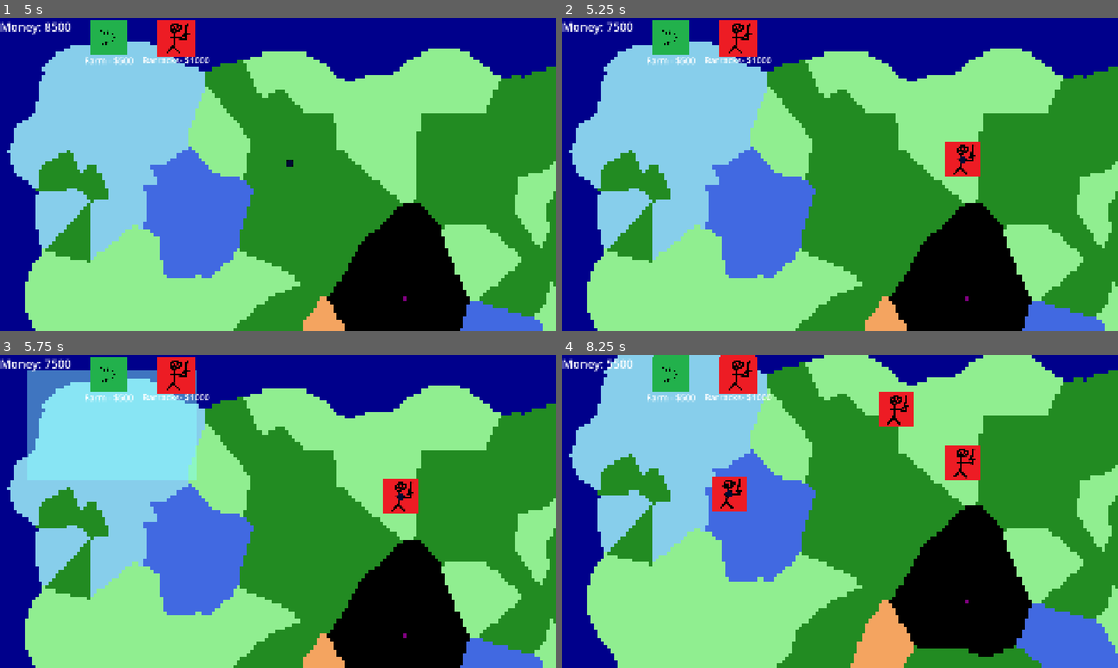
Above: before the commit, frames 1-4 (two rows, left to right).
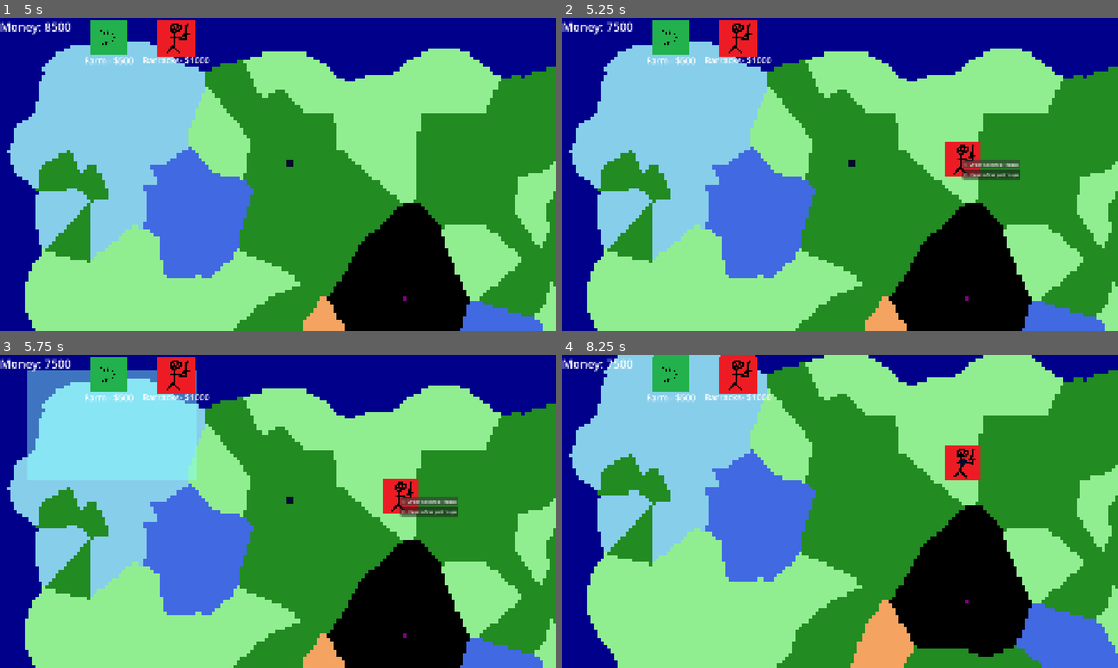
Above: after the commit, the same moments.

Repository: NathanBerglas/ROR-Testing
Game: Godot game, scene res://scenes/main.tscn
Same seed, same stepped clock (60 frames per second), same inputs: the game is played once before the commit and once after it.
Inputs (mouse positions are in pixels of both pictures, inside the frame that each line leads up to):
- Up to frame 1 (5 s): click (105, 36) at 0.5 s; click (177, 36) at 1.25 s; click (105, 36) at 2 s; click (177, 36) at 2.75 s; click (105, 36) at 3.5 s; click (177, 36) at 4.25 s
- Up to frame 2 (5.25 s): tap Enter at 5 s; move the mouse to (962, 158) at 5.02 s; press the mouse at (962, 158) at 5.03 s; right-click (962, 158) at 5.1 s
- Up to frame 3 (5.75 s): no input
- Up to frame 4 (8.25 s): release the mouse at (962, 495) at 5.75 s; click (990, 502) at 5.75 s, where only the run after the commit has a clickable "1- Order Selected Troops"; tap Space at 6.5 s; move the mouse to (728, 527) at 6.52 s; click (728, 527) at 6.6 s; right-click (728, 527) at 6.8 s; click (756, 542) at 7.25 s, where only the run after the commit has a clickable "2 - Create/Merge Groups"; tap Enter at 8 s; move the mouse to (895, 442) at 8.02 s; hold S (move_camera_down) from 8.03 s (still down)

Frame 1 is identical in both runs. In frame 2, 0.7% of the frame differs, in the area x 51-83%, y 44-52%; in frame 3, 0.7%; in frame 4, 1.4%, in the area x 8-73%, y 1-50%.
Error before the commit: Invalid operands 'Vector2' and 'bool' in operator '-'. (res://scripts/Meeples/meeple_control.gd:95)
Error after the commit: Invalid operands 'Vector2' and 'bool' in operator '-'. (res://scripts/Meeples/meeple_control.gd:101)

Commit message:
Added group logic to meeple

Diff:
--- a/project.godot
+++ b/project.godot
@@ -45,7 +45,7 @@
 "events": [Object(InputEventMouseButton,"resource_local_to_scene":false,"resource_name":"","device":-1,"window_id":0,"a …(257 unchanged characters)…
 ]
 }
-order={
+right_click_menu={
 "deadzone": 0.2,
 "events": [Object(InputEventMouseButton,"resource_local_to_scene":false,"resource_name":"","device":-1,"window_id":0,"a …(258 unchanged characters)…
 ]
--- a/scenes/Meeples/meepleControl.tscn
+++ b/scenes/Meeples/meepleControl.tscn
@@ -1,8 +1,12 @@
-[gd_scene load_steps=4 format=3 uid="uid://8s5fbc42yax2"]
+[gd_scene load_steps=6 format=3 uid="uid://8s5fbc42yax2"]
 
 [ext_resource type="Script" uid="uid://5sxahsim667x" path="res://scripts/Meeples/meeple_control.gd" id="1_py3r1"]
 [ext_resource type="PackedScene" uid="uid://dlf1n01bma0ir" path="res://scenes/prefabs/meeple.tscn" id="2_6lno3"]
 [ext_resource type="Texture2D" uid="uid://dl1syupmh08d0" path="res://assets/meeple.png" id="3_hkl3t"]
+
+[sub_resource type="StyleBoxEmpty" id="StyleBoxEmpty_mbxmy"]
+
+[sub_resource type="StyleBoxEmpty" id="StyleBoxEmpty_jurxu"]
 
 [node name="MeepleControl" type="Node2D" node_paths=PackedStringArray("targetMarker")]
 script = ExtResource("1_py3r1")
@@ -22,3 +26,19 @@
 offset_top = 49.0
 offset_right = 678.0
 offset_bottom = 432.0
+
+[node name="Rightclick Menu" type="CanvasLayer" parent="."]
+
+[node name="VBoxContainer" type="VBoxContainer" parent="Rightclick Menu"]
+offset_right = 40.0
+offset_bottom = 40.0
+
+[node name="Order" type="Button" parent="Rightclick Menu/VBoxContainer"]
+layout_mode = 2
+theme_override_styles/focus = SubResource("StyleBoxEmpty_mbxmy")
+text = "1- Order Selected Troops"
+
+[node name="Group" type="Button" parent="Rightclick Menu/VBoxContainer"]
+layout_mode = 2
+theme_override_styles/focus = SubResource("StyleBoxEmpty_jurxu")
+text = "2 - Create/Merge Groups"
--- a/scripts/Meeples/meeple_control.gd
+++ b/scripts/Meeples/meeple_control.gd
@@ -3,8 +3,9 @@
 @export var targetMarker: Sprite2D
 @export var meeple_prefab: PackedScene
 @onready var selection_box = $ColorRect
-
-
+@onready var RCLICKORDER = $"Rightclick Menu/VBoxContainer/Order"
+@onready var RCLICKGROUP = $"Rightclick Menu/VBoxContainer/Group"
+@onready var RCLICKMENU = $"Rightclick Menu/VBoxContainer"
 var group: Array[Array] = [[]]
 var group_targets: Array[Vector2] = [Vector2(1000,500)]
 var teammates = []
@@ -14,8 +15,14 @@
 
 func _ready() -> void:
 	selection_box.visible = false
+	RCLICKMENU.visible = false
+
+	RCLICKGROUP.button_down.connect(_on_group_button_pressed)
+	RCLICKGROUP.button_up.connect(_on_group_button_released)
 
 
+	RCLICKORDER.button_down.connect(_on_order_button_pressed)
+	RCLICKORDER.button_up.connect(_on_order_button_released)
 
 func _process(delta):
 	if Input.is_action_just_pressed("spawn_meeple"):
@@ -40,26 +47,14 @@
 			m.dest = group_targets[0]
 
 
-	elif Input.is_action_just_pressed("order"):
-		group_targets[0] = get_global_mouse_position()
-		targetMarker.global_position = group_targets[0]
-		for m in group[0]:
-			if m.selected:
-				m.dest = group_targets[0]
-				m.selected = false
+	elif Input.is_action_just_pressed("right_click_menu"):
+		RCLICKMENU.set_global_position(get_global_mouse_position())
+		RCLICKMENU.visible = true
 
 	elif Input.is_action_just_pressed("select") and teammates[0].buildingDraggin == null:
+		RCLICKMENU.visible = false
 		selecting = get_global_mouse_position()
 		selectingTime = 0
-		#var hit = false
-		#for m in group[0]:
-			#if m.hasMouse():
-				#m.selected = true
-				#hit = true
-		#if hit == false:
-			#for m in group[0]:
-				#m.selected = false
-
 
 	elif Input.is_action_pressed("select") and teammates[0].buildingDraggin == null:
 		selectingTime += delta
@@ -71,19 +66,30 @@
 		selectingTime += delta
 		if selectingTime < 0.5:
 			var hit = false
-			for m in group[0]:
-				if m.hasMouse():
-					m.selected = true
-					hit = true
+
+			for g in group.size():
+				for m in group[g].size():
+					if group[g][m].hasMouse():
+						group[g][m].selected = true
+						hit = true
+
+						if g > 0:
+							for i in group[g]:
+								i.selected = true
 			if hit == false:
-				for m in group[0]:
-					m.selected = false
+				for g in group:
+					for m in g:
+						m.selected = false
 		else:
 			var rect = Rect2(selection_box.global_position, selection_box.size)
+			for g in group.size():
+				for m in group[g].size():
+					if rect.has_point(group[g][m].pos):
+						group[g][m].selected = true
 
-			for m in group[0]:
-				if rect.has_point(m.pos):
-					m.selected = true
+						if g > 0:
+							for i in group[g]:
+								i.selected = true
 
 
 		selecting = false
@@ -102,3 +108,48 @@
 
 	selection_box.global_position = top_left
 	selection_box.size = size
+func _on_order_button_pressed():
+	group_targets[0] = RCLICKMENU.get_global_position()
+	targetMarker.global_position = group_targets[0]
+	for g in group:
+		for m in g:
+			if m.selected:
+				m.dest = group_targets[0]
+				m.selected = false
+
+func _on_order_button_released():
+	RCLICKMENU.visible = false
+
+func _on_group_button_pressed():
+
+	group.push_back([])
+
+	for g in group:
+
+		var m = 0
+		var cap = g.size()
+		while m < cap:
+			if g[m].selected == true:
+				group[group.size() - 1].push_back(g.pop_at(m))
+				print("Put a node in group: " + str(group.size() - 1))
+				m -= 1
+				cap -= 1
+			m += 1
+
+	removeEmptyGroups()
+	print("Groups look like: " + str(group))
+	for g in group:
+		print(str(g.size()))
+func _on_group_button_released():
+	RCLICKMENU.visible 	= false
+
+func removeEmptyGroups():
+	var cap = group.size()
+	var i = 0
+
+	while i < cap:
+		if i > 0 and group[i].size() <= 0:
+			group.pop_at(i)
+			i -= 1
+			cap -= 1
+		i += 1
